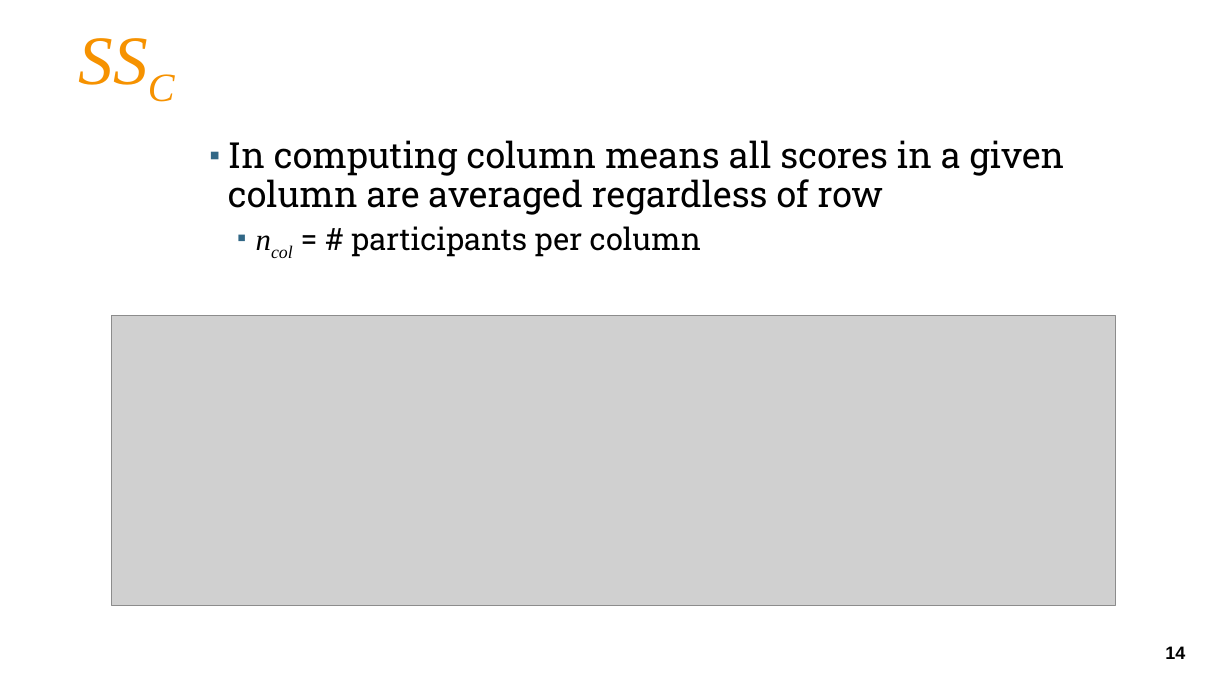
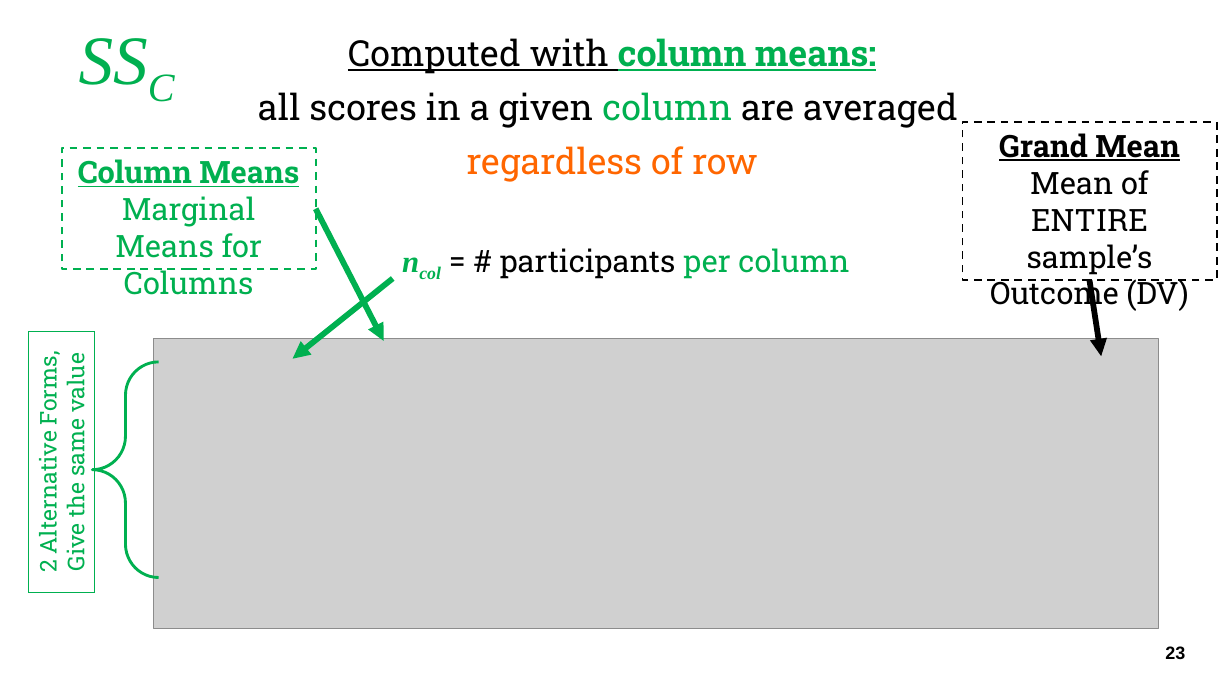
Before and after one commit to CEHS-research/PSY-6600_public, a slide deck: slide 23 of slides/Ch14_factorial.pptx (slide 14 before the commit). Drawn at 1232x693 pixels with LibreOffice and Linux fonts; fonts in the diff are those of the drawing; grey boxes stand for pictures; background and template pictures are left out. Boxes give left, top, right and bottom in pixels: in the first picture for what was removed or moved away, otherwise in the second. Text is boxed around its words. In the diff, an @@ line names an element or a change of style, - is before the commit and + after.

```diff
--- a/slides/Ch14_factorial.pptx
+++ b/slides/Ch14_factorial.pptx
@@ title "SSC" at [69, 1, 1232, 116]: text colour #F69200 to #00B050 @@
@@ text "Computed with column means:": place and size @@
-text "Computed with column means:" at [228, 140, 1065, 257]
+text "Computed with column means:" at [258, 38, 958, 279]
@@ text at [258, 38, 958, 182]: text changed @@
-▪ In computing column means all scores in a given column are averaged regardless of row
+Computed with column means:
+all scores in a given column are averaged
+regardless of row
@@ rectangle added at [62, 148, 316, 269], outline #00B050 1.5 pt dashed, 24 pt, text #00B050 @@
+Column Means
+Marginal Means for Columns
@@ rectangle added at [963, 122, 1217, 281], outline #000000 1.5 pt dashed, 24 pt, text #000000 @@
+Grand Mean
+Mean of ENTIRE sample’s Outcome (DV)
@@ arrow added from (316, 209) to (384, 341), #00B050 4.5 pt @@
@@ text at [500, 248, 849, 279]: text colour #000000 to #00B050 in "ncol per column"; bold on in "ncol"; alignment left to centre; bullet ▪ to none @@
@@ arrow added from (393, 278) to (293, 359), #00B050 4.5 pt @@
@@ arrow added from (1090, 281) to (1102, 356), #000000 4.5 pt @@
@@ rectangle added at [29, 332, 94, 593], outline #00B050 0.75 pt, 18 pt, text #00B050 @@
+2 Alternative Forms, Give the same value
@@ picture: place and size @@
-picture at [112, 316, 1116, 605]
+picture at [154, 339, 1159, 628]
@@ left brace added at [92, 362, 159, 578], outline #00B050 2.25 pt @@
@@ page number at [1165, 646, 1185, 659]: text changed @@
-14
+23
```
Also in this commit, not shown: 44 other slides changed, 13 slides added, 6 slides removed, 1 other file.
